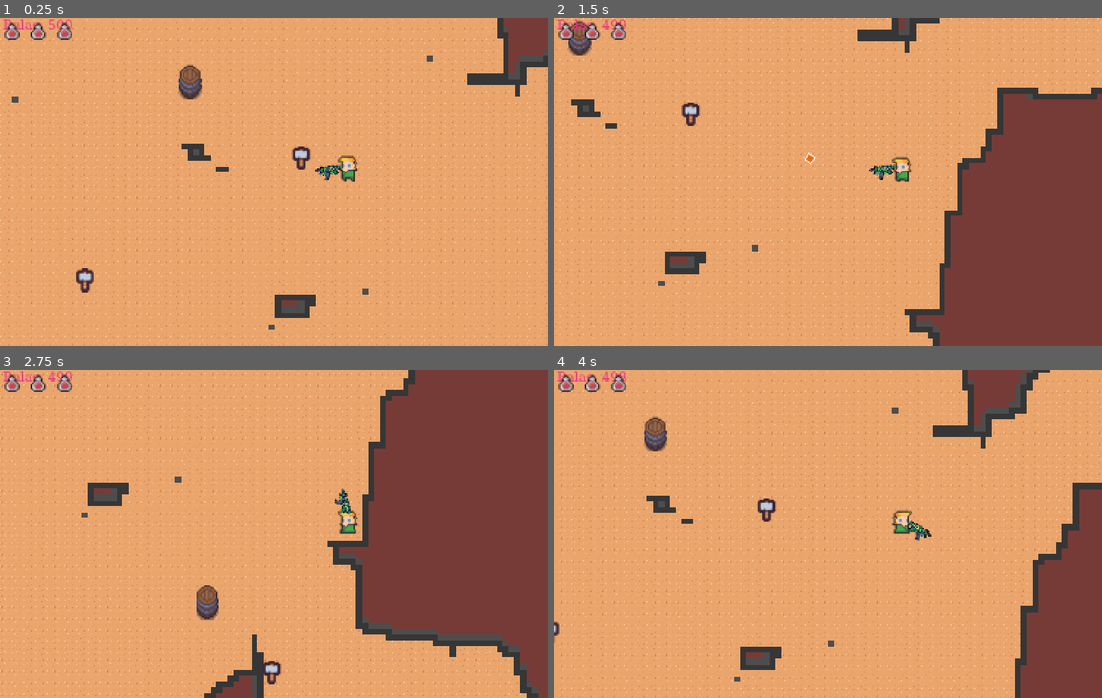
Above: before the commit, frames 1-4 (two rows, left to right).
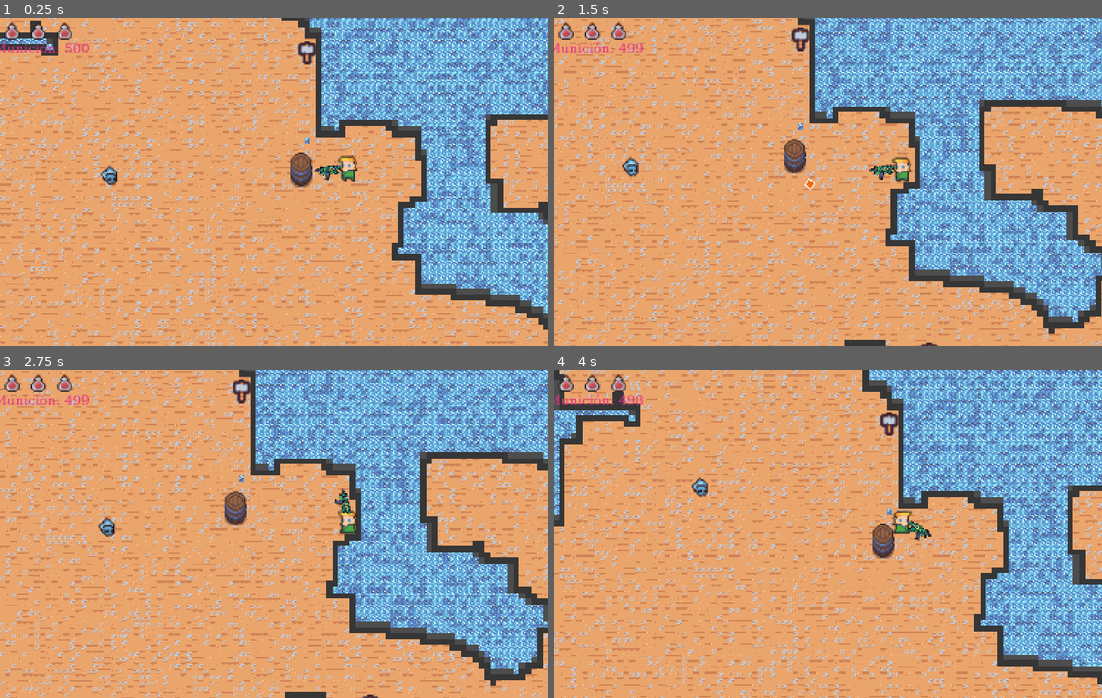
Above: after the commit, the same moments.

Repository: djim83/RogueLike
Game: Godot game, scene res://Escenas/tile_map.tscn
Two runs of this game, one before a commit and one after it. Both use one fixed random seed, a clock stepped at 60 frames per second and the inputs below. The engine's default icon, where the game draws it, is replaced by a stand-in: a white triangle on a blue panel in a dark square.
Inputs (mouse positions are in pixels of both pictures, inside the frame that each line leads up to):
- Up to frame 1 (0.25 s): no input
- Up to frame 2 (1.5 s): move the mouse to (948, 165) at 0.52 s; hold D (derecha) 0.53-1.28 s; right-click (948, 165) at 0.6 s; move the mouse to (718, 198) at 1.27 s; hold S (abajo) from 1.28 s (still down); click (718, 198) at 1.35 s
- Up to frame 3 (2.75 s): move the mouse to (328, 461) at 2.02 s; release S (abajo) at 2.03 s; hold D (derecha) from 2.03 s (still down); right-click (328, 461) at 2.1 s
- Up to frame 4 (4 s): move the mouse to (800, 599) at 2.77 s; release D (derecha) at 2.78 s; hold W (arriba) 2.78-3.53 s; click (800, 599) at 2.85 s; move the mouse to (992, 583) at 3.52 s; hold A (izquierda) from 3.53 s (still down); right-click (992, 583) at 3.6 s

The runs differ from the first frame. In frame 1, 41% of the frame differs, in the area x 0-100%, y 0-100%; in frame 2, 53%; in frame 3, 52%; in frame 4, 44%.

Commit message:
Biomas y sonidos

Diff:
--- a/RogueTFG/Escenas/Enemigo.tscn
+++ b/RogueTFG/Escenas/Enemigo.tscn
@@ -6,6 +6,7 @@
 [ext_resource type="PackedScene" uid="uid://b65xw5eb4d8on" path="res://Escenas/puerta.tscn" id="4_c0vl1"]
 [ext_resource type="Texture2D" uid="uid://bbxixix0v8nsn" path="res://Sprites/SpriteGeneral.png" id="5_c0vl1"]
 [ext_resource type="PackedScene" uid="uid://sul02oqyi7vx" path="res://Escenas/laser.tscn" id="5_qxddr"]
+[ext_resource type="AudioStream" uid="uid://5auknfcghfie" path="res://Sounds/Muerte1.wav" id="7_r7vpg"]
 
 [sub_resource type="AtlasTexture" id="AtlasTexture_c0vl1"]
 atlas = ExtResource("5_c0vl1")
@@ -96,9 +97,12 @@
 [node name="Sprite2D" type="AnimatedSprite2D" parent="."]
 scale = Vector2(4, 4)
 sprite_frames = SubResource("SpriteFrames_5tj7q")
-animation = &"Quieto"
+animation = &"Andar"
 
 [node name="CollisionShape2D" type="CollisionShape2D" parent="."]
 shape = SubResource("CapsuleShape2D_usilb")
 
 [node name="Node" type="Node" parent="."]
+
+[node name="SonidoMuerte" type="AudioStreamPlayer2D" parent="."]
+stream = ExtResource("7_r7vpg")
--- a/RogueTFG/Escenas/Enemigo2.tscn
+++ b/RogueTFG/Escenas/Enemigo2.tscn
@@ -10,5 +10,4 @@
 
 [node name="Sprite2D" parent="." index="0"]
 position = Vector2(20, 0)
-animation = &"Andar"
 frame_progress = 0.42943
--- a/RogueTFG/Escenas/Enemigo3.tscn
+++ b/RogueTFG/Escenas/Enemigo3.tscn
@@ -1,10 +1,11 @@
-[gd_scene load_steps=7 format=3 uid="uid://c2to2ssaohudr"]
+[gd_scene load_steps=8 format=3 uid="uid://c2to2ssaohudr"]
 
 [ext_resource type="PackedScene" uid="uid://dunntpqbcqum3" path="res://Escenas/Enemigo.tscn" id="1_hxo5r"]
 [ext_resource type="Texture2D" uid="uid://b7oye4lav6c5y" path="res://Sprites/Enemigos/skull/v2/skull_v2_1.png" id="2_g8fjc"]
 [ext_resource type="Texture2D" uid="uid://c003c860co7ra" path="res://Sprites/Enemigos/skull/v2/skull_v2_2.png" id="3_a6mrs"]
 [ext_resource type="Texture2D" uid="uid://bbhf7a4injc2p" path="res://Sprites/Enemigos/skull/v2/skull_v2_3.png" id="4_cbs3e"]
 [ext_resource type="Texture2D" uid="uid://dlwshh4af34gx" path="res://Sprites/Enemigos/skull/v2/skull_v2_4.png" id="5_2johd"]
+[ext_resource type="AudioStream" uid="uid://b815re8ddrraw" path="res://Sounds/Muerte2.wav" id="6_a6mrs"]
 
 [sub_resource type="SpriteFrames" id="SpriteFrames_ax4o8"]
 animations = [{
@@ -36,5 +37,7 @@
 
 [node name="Sprite2D" parent="." index="0"]
 sprite_frames = SubResource("SpriteFrames_ax4o8")
-animation = &"Andar"
 frame_progress = 0.605377
+
+[node name="SonidoMuerte" parent="." index="3"]
+stream = ExtResource("6_a6mrs")
--- a/RogueTFG/Escenas/barril.gd
+++ b/RogueTFG/Escenas/barril.gd
@@ -3,6 +3,7 @@
 var spawn_position: Vector2
 @export var life:int = 0
 @export var explosion_scene: PackedScene
+@onready var sonido_barril: AudioStreamPlayer2D = $AudioStreamPlayer2D
 
 var current_direction := Vector2.ZERO
 
@@ -20,8 +21,8 @@
 func recibir_daño(amount: int = 1) -> void:
 	life -= amount
 	if life <= 0:
+		sonido_barril.play()
 		if explosion_scene:
-			queue_free()
 			var explosion = explosion_scene.instantiate()
 			explosion.global_position = global_position
 			get_parent().add_child(explosion)
--- a/RogueTFG/Escenas/barril.tscn
+++ b/RogueTFG/Escenas/barril.tscn
@@ -1,8 +1,9 @@
-[gd_scene load_steps=5 format=3 uid="uid://bia704fmh4afq"]
+[gd_scene load_steps=6 format=3 uid="uid://bia704fmh4afq"]
 
 [ext_resource type="Script" uid="uid://cd0w55jdu2xa8" path="res://Escenas/barril.gd" id="1_810nb"]
 [ext_resource type="Texture2D" uid="uid://bgna4yb4gfltv" path="res://Sprites/Varios/Objects.png" id="2_810nb"]
 [ext_resource type="PackedScene" uid="uid://bniibeekey3fo" path="res://Escenas/explosion.tscn" id="2_k484g"]
+[ext_resource type="AudioStream" uid="uid://8uw8wmpp7fgh" path="res://Sounds/Barril.wav" id="4_wny3q"]
 
 [sub_resource type="RectangleShape2D" id="RectangleShape2D_wny3q"]
 size = Vector2(61, 92)
@@ -23,3 +24,6 @@
 [node name="CollisionShape2D" type="CollisionShape2D" parent="."]
 position = Vector2(-0.5, 0)
 shape = SubResource("RectangleShape2D_wny3q")
+
+[node name="AudioStreamPlayer2D" type="AudioStreamPlayer2D" parent="."]
+stream = ExtResource("4_wny3q")
--- a/RogueTFG/Escenas/nivel2.tscn
+++ b/RogueTFG/Escenas/nivel2.tscn
@@ -15,3 +15,4 @@
 enemy_scenes = Array[PackedScene]([ExtResource("2_tqhfi"), ExtResource("3_sd78f"), ExtResource("4_uu4ua")])
 total_enemy_groups = 2
 group_size_range = Vector2i(4, 5)
+current_biome = "fuego"
--- /dev/null
+++ b/RogueTFG/Escenas/nivel3.tscn
@@ -0,0 +1,8 @@
+[gd_scene load_steps=2 format=3 uid="uid://d3spcguw7gipn"]
+
+[ext_resource type="PackedScene" uid="uid://cvheuf6g8f1ee" path="res://Escenas/tile_map.tscn" id="1_y4k8w"]
+
+[node name="Node2D" instance=ExtResource("1_y4k8w")]
+
+[node name="TileMap" parent="." index="0"]
+current_biome = "bosque"
--- a/RogueTFG/Escenas/tile_map.tscn
+++ b/RogueTFG/Escenas/tile_map.tscn
@@ -1,7 +1,6 @@
-[gd_scene load_steps=47 format=3 uid="uid://cvheuf6g8f1ee"]
+[gd_scene load_steps=90 format=3 uid="uid://cvheuf6g8f1ee"]
 
 [ext_resource type="Script" uid="uid://cqbdnqdo6q0lv" path="res://Scripts/tile_map.gd" id="1_7yhko"]
-[ext_resource type="Texture2D" uid="uid://ccw2xdbgh2867" path="res://Tiles/tile_0000.png" id="1_35kre"]
 [ext_resource type="Texture2D" uid="uid://bxemjwph5vwli" path="res://Tiles/tile_0049.png" id="1_c0sgf"]
 [ext_resource type="Texture2D" uid="uid://oraygee7kyx3" path="res://Tiles/sombra.png" id="1_xekux"]
 [ext_resource type="Texture2D" uid="uid://5ew1tkik17d5" path="res://Tiles/wall_tile.png" id="2_03na7"]
@@ -10,21 +9,44 @@
 [ext_resource type="PackedScene" uid="uid://dunntpqbcqum3" path="res://Escenas/Enemigo.tscn" id="4_anah5"]
 [ext_resource type="Script" uid="uid://bsyp8xe08wda3" path="res://Scripts/player.gd" id="4_xftlc"]
 [ext_resource type="PackedScene" uid="uid://bbnp0oq8gjaqb" path="res://Escenas/Cofre_Arma.tscn" id="5_iv4k0"]
+[ext_resource type="Texture2D" uid="uid://4y33idyajoe6" path="res://Tiles/Map_tile_49.png" id="5_k2feq"]
+[ext_resource type="Texture2D" uid="uid://bdi4gedrwr5g1" path="res://Tiles/Map_tile_50.png" id="6_8yexe"]
 [ext_resource type="Texture2D" uid="uid://cup21y0tfx17g" path="res://Tiles/tile_0050.png" id="6_fnl5p"]
 [ext_resource type="PackedScene" uid="uid://dqyxwnpk8638p" path="res://Escenas/Bala.tscn" id="6_qtlnl"]
+[ext_resource type="Texture2D" uid="uid://b2g5kggd8brg" path="res://Tiles/Map_tile_51.png" id="7_ur6t4"]
 [ext_resource type="Texture2D" uid="uid://dx10iujc4170s" path="res://Tiles/tile_0019.png" id="7_xmllr"]
 [ext_resource type="Script" uid="uid://c2820ho8ga1fn" path="res://Scripts/canvas_layer.gd" id="8_2cfip"]
 [ext_resource type="Texture2D" uid="uid://cbax63rfr6tsj" path="res://Tiles/tile_0028.png" id="8_42gsk"]
-[ext_resource type="Texture2D" uid="uid://cq8xtlkpo12sq" path="res://Tiles/tile_0015.png" id="10_3hpak"]
+[ext_resource type="Texture2D" uid="uid://c65868ftvfw1q" path="res://Tiles/Map_tile_97.png" id="8_l0b0s"]
+[ext_resource type="Texture2D" uid="uid://62deoivucmpi" path="res://Tiles/Map_tile_98.png" id="9_f7et5"]
+[ext_resource type="Texture2D" uid="uid://8tw0pyje3mcg" path="res://Tiles/Map_tile_61.png" id="9_myxld"]
+[ext_resource type="Texture2D" uid="uid://d26fihe1otd71" path="res://Tiles/Map_tile_99.png" id="10_6eva3"]
+[ext_resource type="Texture2D" uid="uid://bniwadwt4mp44" path="res://Tiles/agua.png" id="11_xsyxt"]
+[ext_resource type="Texture2D" uid="uid://gvc5372smwtf" path="res://Tiles/Map_tile_100.png" id="12_5k8b3"]
 [ext_resource type="PackedScene" uid="uid://cjw5h3aasn85e" path="res://Escenas/Enemigo2.tscn" id="13_42gsk"]
+[ext_resource type="Texture2D" uid="uid://cubdupe1lbc5d" path="res://Tiles/Map_tile_43.png" id="13_72o1c"]
 [ext_resource type="PackedScene" uid="uid://bia704fmh4afq" path="res://Escenas/barril.tscn" id="13_fnl5p"]
 [ext_resource type="PackedScene" uid="uid://c2to2ssaohudr" path="res://Escenas/Enemigo3.tscn" id="14_5lda5"]
+[ext_resource type="Texture2D" uid="uid://daa3oc0dptiow" path="res://Tiles/Map_tile_44.png" id="14_mvs0f"]
 [ext_resource type="PackedScene" uid="uid://dyvhf84ryrim5" path="res://Escenas/Enemigo4.tscn" id="15_6g4xr"]
+[ext_resource type="Texture2D" uid="uid://bgtmj3vnvko2s" path="res://Tiles/Map_tile_55.png" id="15_j5qfr"]
+[ext_resource type="Texture2D" uid="uid://cra2ommc4m145" path="res://Tiles/Map_tile_56.png" id="16_8evve"]
 [ext_resource type="PackedScene" uid="uid://iqnp5nsmx65l" path="res://torch.tscn" id="17_5lda5"]
+[ext_resource type="Texture2D" uid="uid://c2eux88r4tyte" path="res://Tiles/Map_tile_57.png" id="17_dnaya"]
 [ext_resource type="Texture2D" uid="uid://bbxixix0v8nsn" path="res://Sprites/SpriteGeneral.png" id="17_fnl5p"]
+[ext_resource type="Texture2D" uid="uid://bbqpcbj68d2cj" path="res://Tiles/Tile_20.png" id="18_mvs0f"]
+[ext_resource type="Texture2D" uid="uid://dbln44sgn5rq1" path="res://Tiles/Tile_21.png" id="19_j5qfr"]
+[ext_resource type="Texture2D" uid="uid://dgvi4r1tjrlvd" path="res://Tiles/Tile_22.png" id="20_8evve"]
+[ext_resource type="Texture2D" uid="uid://2ae3d81p4xcx" path="res://Tiles/Tile_36.png" id="21_dnaya"]
 [ext_resource type="Texture2D" uid="uid://bx33mtmdbvkvj" path="res://Sprites/Armas/Punto.png" id="22_6g4xr"]
+[ext_resource type="Texture2D" uid="uid://di5ydf3bu0w48" path="res://Tiles/Tile_39.png" id="23_8v6mx"]
 [ext_resource type="AudioStream" uid="uid://boo7mvuwjqx3m" path="res://Sounds/Escopeta.mp3" id="23_c287f"]
 [ext_resource type="AudioStream" uid="uid://bw0qqomlxqh8w" path="res://Sounds/Pistola2.wav" id="24_c287f"]
+[ext_resource type="Texture2D" uid="uid://bnf2gp557m2kw" path="res://Tiles/Map_tile_28.png" id="24_rt48k"]
+[ext_resource type="Texture2D" uid="uid://du6ppoftp7en8" path="res://Tiles/Map_tile_41.png" id="25_5bk3m"]
+[ext_resource type="Texture2D" uid="uid://cytfnsnqy2hb3" path="res://Tiles/Map_tile_47.png" id="26_00qfw"]
+[ext_resource type="Texture2D" uid="uid://ch07l3th3koh0" path="res://Tiles/Map_tile_60.png" id="27_pe2cy"]
+[ext_resource type="Texture2D" uid="uid://fg8b4r2cq12q" path="res://Tiles/Map_tile_64.png" id="28_2rrmj"]
 
 [sub_resource type="TileSetAtlasSource" id="TileSetAtlasSource_5lda5"]
 texture = ExtResource("1_c0sgf")
@@ -34,23 +56,165 @@
 texture = ExtResource("6_fnl5p")
 0:0/0 = 0
 
-[sub_resource type="TileSetAtlasSource" id="TileSetAtlasSource_iv4k0"]
-texture = ExtResource("1_35kre")
-0:0/0 = 0
+[sub_resource type="TileSetAtlasSource" id="TileSetAtlasSource_ahirs"]
+texture = ExtResource("5_k2feq")
+0:0/0 = 0
+1:0/0 = 0
+0:1/0 = 0
+1:1/0 = 0
+
+[sub_resource type="TileSetAtlasSource" id="TileSetAtlasSource_4iwct"]
+texture = ExtResource("6_8yexe")
+0:0/0 = 0
+1:0/0 = 0
+0:1/0 = 0
+1:1/0 = 0
+
+[sub_resource type="TileSetAtlasSource" id="TileSetAtlasSource_l0b0s"]
+texture = ExtResource("7_ur6t4")
+0:0/0 = 0
+1:0/0 = 0
+0:1/0 = 0
+1:1/0 = 0
 
 [sub_resource type="TileSetAtlasSource" id="TileSetAtlasSource_xekux"]
 texture = ExtResource("1_xekux")
 0:0/0 = 0
 0:0/0/physics_layer_0/polygon_0/points = PackedVector2Array(-8, 8, -8, -8, 8, -8, 8, 8)
 
+[sub_resource type="TileSetAtlasSource" id="TileSetAtlasSource_f7et5"]
+texture = ExtResource("9_myxld")
+0:0/0 = 0
+1:0/0 = 0
+0:1/0 = 0
+1:1/0 = 0
+
+[sub_resource type="TileSetAtlasSource" id="TileSetAtlasSource_8v6mx"]
+texture = ExtResource("8_l0b0s")
+0:0/0 = 0
+1:0/0 = 0
+0:1/0 = 0
+1:1/0 = 0
+
+[sub_resource type="TileSetAtlasSource" id="TileSetAtlasSource_rt48k"]
+texture = ExtResource("9_f7et5")
+0:0/0 = 0
+1:0/0 = 0
+0:1/0 = 0
+1:1/0 = 0
+
+[sub_resource type="TileSetAtlasSource" id="TileSetAtlasSource_5bk3m"]
+texture = ExtResource("10_6eva3")
+0:0/0 = 0
+1:0/0 = 0
+0:1/0 = 0
+1:1/0 = 0
+
 [sub_resource type="TileSetAtlasSource" id="TileSetAtlasSource_6g4xr"]
 texture = ExtResource("3_xekux")
 0:0/0 = 0
 
+[sub_resource type="TileSetAtlasSource" id="TileSetAtlasSource_00qfw"]
+texture = ExtResource("12_5k8b3")
+0:0/0 = 0
+1:0/0 = 0
+0:1/0 = 0
+1:1/0 = 0
+
+[sub_resource type="TileSetAtlasSource" id="TileSetAtlasSource_pe2cy"]
+texture = ExtResource("13_72o1c")
+0:0/0 = 0
+1:0/0 = 0
+0:1/0 = 0
+1:1/0 = 0
+
+[sub_resource type="TileSetAtlasSource" id="TileSetAtlasSource_2rrmj"]
+texture = ExtResource("14_mvs0f")
+0:0/0 = 0
+1:0/0 = 0
+0:1/0 = 0
+1:1/0 = 0
+
+[sub_resource type="TileSetAtlasSource" id="TileSetAtlasSource_5set4"]
+texture = ExtResource("15_j5qfr")
+0:0/0 = 0
+1:0/0 = 0
+0:1/0 = 0
+1:1/0 = 0
+
+[sub_resource type="TileSetAtlasSource" id="TileSetAtlasSource_qtcoa"]
+texture = ExtResource("16_8evve")
+0:0/0 = 0
+1:0/0 = 0
+0:1/0 = 0
+1:1/0 = 0
+
+[sub_resource type="TileSetAtlasSource" id="TileSetAtlasSource_yyh77"]
+texture = ExtResource("17_dnaya")
+0:0/0 = 0
+1:0/0 = 0
+0:1/0 = 0
+1:1/0 = 0
+
+[sub_resource type="TileSetAtlasSource" id="TileSetAtlasSource_0i2ev"]
+texture = ExtResource("18_mvs0f")
+0:0/0 = 0
+
+[sub_resource type="TileSetAtlasSource" id="TileSetAtlasSource_do24f"]
+texture = ExtResource("19_j5qfr")
+0:0/0 = 0
+
+[sub_resource type="TileSetAtlasSource" id="TileSetAtlasSource_lgdig"]
+texture = ExtResource("20_8evve")
+0:0/0 = 0
+
+[sub_resource type="TileSetAtlasSource" id="TileSetAtlasSource_03n5p"]
+texture = ExtResource("21_dnaya")
+0:0/0 = 0
+
 [sub_resource type="TileSetAtlasSource" id="TileSetAtlasSource_5xnwt"]
 texture = ExtResource("4_3hpak")
 0:0/0 = 0
 
+[sub_resource type="TileSetAtlasSource" id="TileSetAtlasSource_vwhtd"]
+texture = ExtResource("23_8v6mx")
+0:0/0 = 0
+
+[sub_resource type="TileSetAtlasSource" id="TileSetAtlasSource_v4wkp"]
+texture = ExtResource("24_rt48k")
+0:0/0 = 0
+1:0/0 = 0
+0:1/0 = 0
+1:1/0 = 0
+
+[sub_resource type="TileSetAtlasSource" id="TileSetAtlasSource_3siw0"]
+texture = ExtResource("25_5bk3m")
+0:0/0 = 0
+1:0/0 = 0
+0:1/0 = 0
+1:1/0 = 0
+
+[sub_resource type="TileSetAtlasSource" id="TileSetAtlasSource_cv0gp"]
+texture = ExtResource("26_00qfw")
+0:0/0 = 0
+1:0/0 = 0
+0:1/0 = 0
+1:1/0 = 0
+
+[sub_resource type="TileSetAtlasSource" id="TileSetAtlasSource_shhuy"]
+texture = ExtResource("27_pe2cy")
+0:0/0 = 0
+1:0/0 = 0
+0:1/0 = 0
+1:1/0 = 0
+
+[sub_resource type="TileSetAtlasSource" id="TileSetAtlasSource_8bhx1"]
+texture = ExtResource("28_2rrmj")
+0:0/0 = 0
+1:0/0 = 0
+0:1/0 = 0
+1:1/0 = 0
+
 [sub_resource type="TileSetAtlasSource" id="TileSetAtlasSource_cimff"]
 texture = ExtResource("2_03na7")
 0:0/0 = 0
@@ -64,29 +228,48 @@
 texture = ExtResource("7_xmllr")
 0:0/0 = 0
 
-[sub_resource type="TileSetAtlasSource" id="TileSetAtlasSource_fnl5p"]
-texture = ExtResource("10_3hpak")
-0:0/0 = 0
-
-[sub_resource type="TileSetAtlasSource" id="TileSetAtlasSource_3hpak"]
-texture = ExtResource("1_35kre")
-0:0/0 = 0
-0:0/0/physics_layer_0/polygon_0/points = PackedVector2Array(-8, 4, -8, 8, 8, 8, 8, -8, -8, -8, -8, 8)
+[sub_resource type="TileSetAtlasSource" id="TileSetAtlasSource_xt0j2"]
+texture = ExtResource("11_xsyxt")
+0:0/0 = 0
+1:0/0 = 0
+0:1/0 = 0
+1:1/0 = 0
 
 [sub_resource type="TileSet" id="TileSet_qtlnl"]
 physics_layer_0/collision_layer = 1
 physics_layer_0/collision_mask = 0
 sources/2 = SubResource("TileSetAtlasSource_6g4xr")
 sources/3 = SubResource("TileSetAtlasSource_5xnwt")
-sources/11 = SubResource("TileSetAtlasSource_iv4k0")
 sources/0 = SubResource("TileSetAtlasSource_5lda5")
 sources/6 = SubResource("TileSetAtlasSource_xsyxt")
 sources/4 = SubResource("TileSetAtlasSource_cimff")
 sources/1 = SubResource("TileSetAtlasSource_c287f")
 sources/5 = SubResource("TileSetAtlasSource_j56ew")
 sources/15 = SubResource("TileSetAtlasSource_xekux")
-sources/9 = SubResource("TileSetAtlasSource_3hpak")
-sources/7 = SubResource("TileSetAtlasSource_fnl5p")
+sources/8 = SubResource("TileSetAtlasSource_xt0j2")
+sources/12 = SubResource("TileSetAtlasSource_ahirs")
+sources/13 = SubResource("TileSetAtlasSource_4iwct")
+sources/14 = SubResource("TileSetAtlasSource_l0b0s")
+sources/16 = SubResource("TileSetAtlasSource_f7et5")
+sources/17 = SubResource("TileSetAtlasSource_8v6mx")
+sources/18 = SubResource("TileSetAtlasSource_rt48k")
+sources/19 = SubResource("TileSetAtlasSource_5bk3m")
+sources/20 = SubResource("TileSetAtlasSource_00qfw")
+sources/21 = SubResource("TileSetAtlasSource_pe2cy")
+sources/22 = SubResource("TileSetAtlasSource_2rrmj")
+sources/23 = SubResource("TileSetAtlasSource_5set4")
+sources/24 = SubResource("TileSetAtlasSource_qtcoa")
+sources/25 = SubResource("TileSetAtlasSource_yyh77")
+sources/26 = SubResource("TileSetAtlasSource_0i2ev")
+sources/27 = SubResource("TileSetAtlasSource_do24f")
+sources/28 = SubResource("TileSetAtlasSource_lgdig")
+sources/29 = SubResource("TileSetAtlasSource_03n5p")
+sources/30 = SubResource("TileSetAtlasSource_vwhtd")
+sources/31 = SubResource("TileSetAtlasSource_v4wkp")
+sources/32 = SubResource("TileSetAtlasSource_3siw0")
+sources/33 = SubResource("TileSetAtlasSource_cv0gp")
+sources/34 = SubResource("TileSetAtlasSource_shhuy")
+sources/35 = SubResource("TileSetAtlasSource_8bhx1")
 
 [sub_resource type="AtlasTexture" id="AtlasTexture_6g4xr"]
 atlas = ExtResource("17_fnl5p")
@@ -144,8 +327,8 @@
 }]
 
 [sub_resource type="CapsuleShape2D" id="CapsuleShape2D_03na7"]
-radius = 56.0
-height = 124.0
+radius = 30.0
+height = 100.0
 
 [sub_resource type="FontFile" id="FontFile_2cfip"]
 subpixel_positioning = 0
@@ -333,16 +516,18 @@
 tile_set = SubResource("TileSet_qtlnl")
 format = 2
 script = ExtResource("1_7yhko")
-id_fondo = 11
+floor_tiles = [2]
+wall_tiles = [11]
 enemy_scene = ExtResource("4_anah5")
 enemy_scenes = Array[PackedScene]([ExtResource("13_42gsk"), ExtResource("14_5lda5"), ExtResource("15_6g4xr")])
 barril_scene = ExtResource("13_fnl5p")
 arma_scene = ExtResource("5_iv4k0")
 barriles = 3
-enemigos_min = 1
-enemigos_max = 2
+enemigos_min = 2
+enemigos_max = 3
 player = NodePath("../jugador")
 torch_scene = ExtResource("17_5lda5")
+current_biome = "agua"
 
 [node name="jugador" type="CharacterBody2D" parent="." groups=["Jugador"]]
 position = Vector2(561, 304)
@@ -396,9 +581,9 @@
 anchor_right = 1.0
 anchor_bottom = 1.0
 offset_left = 7.0
-offset_top = 6.0
+offset_top = 70.0
 offset_right = -32.0
-offset_bottom = -34.0
+offset_bottom = 30.0
 grow_horizontal = 2
 grow_vertical = 2
 theme_override_colors/font_color = Color(0.898261, 0.193037, 0.53193, 1)
--- a/RogueTFG/Scripts/canvas_layer.gd
+++ b/RogueTFG/Scripts/canvas_layer.gd
@@ -7,4 +7,4 @@
 
 func _process(delta):
 	if player:
-		ammo_label.text = "Balas: %d" % player.current_ammo
+		ammo_label.text = "Munición: %d" % player.current_ammo
--- a/RogueTFG/Scripts/enemigo.gd
+++ b/RogueTFG/Scripts/enemigo.gd
@@ -22,6 +22,8 @@
 @onready var anim = $Sprite2D
 
 @export var laser_scene: PackedScene
+
+@onready var sonido_muerte: AudioStreamPlayer2D = $SonidoMuerte
 
 
 var drop_chance = 0.3  # 30% de probabilidad
@@ -65,8 +67,7 @@
 			velocity = current_direction * speed
 
 	move_and_slide()
-	if life <= 0:
-		queue_free()
+
 
 func get_random_direction() -> Vector2:
 	var angle = randf_range(0, TAU)
@@ -81,6 +82,7 @@
 func recibir_daño(amount: int = 1) -> void:
 	life -= amount
 	if life <= 0:
+		_play_death_sound()
 		# --- Intento de soltar munición ---
 		if municion_scene and randf() < drop_chance:
 			var pickup = municion_scene.instantiate()
@@ -97,7 +99,6 @@
 					var puerta = puerta_scene.instantiate()
 					puerta.global_position = global_position
 					parent.add_child(puerta)
-
 		queue_free()
 
 
@@ -169,3 +170,20 @@
 	laser.configure(start, end)
 
 	get_parent().add_child(laser)
+
+func _play_death_sound():
+	if not sonido_muerte or not sonido_muerte.stream:
+		return
+
+	var s = AudioStreamPlayer2D.new()
+	s.stream = sonido_muerte.stream
+	s.global_position = global_position
+	s.volume_db = sonido_muerte.volume_db
+	s.pitch_scale = sonido_muerte.pitch_scale
+
+	get_tree().current_scene.add_child(s)
+	s.play()
+
+	s.finished.connect(func():
+		s.queue_free()
+	)
--- a/RogueTFG/Scripts/tile_map.gd
+++ b/RogueTFG/Scripts/tile_map.gd
@@ -3,10 +3,10 @@
 @export var map_width := 288
 @export var map_height := 162
 
-@export var floor_tiles := [0]  # IDs de los suelos
-@export var wall_tiles := [9]      # Tile genérico de pared
+@export var floor_tiles := []  # IDs de los suelos
+@export var wall_tiles := []      # Tile genérico de pared
 @export var tile_source_id := 0
-@export var id_fondo: int
+@export var id_fondo: Array[int] = [11,8]
 @export var shadow_tile_id := 15  # Tile negro semitransparente para sombra
 
 @export var target_coverage := 0.6
@@ -35,11 +35,35 @@
 
 @onready var game_over_panel: Panel = $GameOverLayer/Panel
 
+@export var biomas := {
+	"bosque": {
+		"floor": [31, 32, 33, 34, 35],
+		"wall":  [21, 22, 23, 24, 25]
+	},
+	"fuego": {
+		"floor": [26, 27, 28, 29, 30],
+		"wall":  [17, 18, 19, 20]
+	},
+	"agua": {
+		"floor": [0, 1, 2, 3],
+		"wall":  [8, 12, 13, 14, 16]
+	}
+}
+
+@export var current_biome: String = "bosque"
+
+
 
 var player_spawn_tile := Vector2i(0, 0)  # Aquí se guardará el tile válido
 
 func _ready():
 	rng.randomize()
+
+	# Aplicar automáticamente el bioma elegido
+	if biomas.has(current_biome):
+		floor_tiles = biomas[current_biome]["floor"]
+		wall_tiles = biomas[current_biome]["wall"]
+
 	generate_random_walk_with_coverage()
 	update_wall_tiles()
 
@@ -205,25 +229,16 @@
 	var left = is_wall(pos + Vector2i(-1, 0))
 	var right = is_wall(pos + Vector2i(1, 0))
 
-	# Ejemplos: asigna según vecinos
 	if not top and not left and bottom and right:
-		return id_fondo  # Esquina superior izquierda
+		return wall_tiles.pick_random()  # Esquina superior izquierda
 	elif not top and not right and bottom and left:
-		return 11  # Esquina superior derecha
+		return 111  # Esquina superior derecha
 	elif not bottom and not left and top and right:
-		return 12  # Esquina inferior izquierda
+		return 111  # Esquina inferior izquierda
 	elif not bottom and not right and top and left:
-		return 13  # Esquina inferior derecha
-	elif not top:
-		return 14  # Borde superior
-	elif not bottom:
-		return 15  # Borde inferior
-	elif not left:
-		return 16  # Borde izquierdo
-	elif not right:
-		return 17  # Borde derecho
+		return 111  # Esquina inferior derecha
 	else:
-		return wall_tiles[0]  # Centro / genérico
+		return wall_tiles.pick_random()  # Centro / genérico
 
 
 func poner_antorchas(count: int) -> void:
--- a/RogueTFG/mejoras.gd
+++ b/RogueTFG/mejoras.gd
@@ -6,6 +6,8 @@
 @onready var btn_municion: Button = $VBoxContainer/Button_Municion
 @onready var btn_velocidad: Button = $VBoxContainer/Button_Velocidad
 @onready var btn_cadencia: Button = $VBoxContainer/Button_Cadencia
+
+static var previous_scene_path := ""
 
 func _ready() -> void:
 	btn_vida.pressed.connect(_on_btn_vida)
@@ -42,10 +44,18 @@
 	print("Mejora: Cadencia. Velocidad de disparo pasa de %f a %f" % [antes, despues])
 	_go_next()
 
-func _go_next() -> void:
-	# Cargamos siguiente escena (Nivel2)
-	if next_scene_path != "":
-		print("Cargando siguiente escena:", next_scene_path)
-		get_tree().change_scene_to_file(next_scene_path)
+func _go_next():
+	var next := ""
+
+	if previous_scene_path.ends_with("tile_map.tscn"):
+		next = "res://Escenas/Nivel2.tscn"
+	elif previous_scene_path.ends_with("Nivel2.tscn"):
+		next = "res://Escenas/Nivel3.tscn"
+	elif previous_scene_path.ends_with("Nivel3.tscn"):
+		next = "res://Escenas/Nivel4.tscn"
 	else:
-		queue_free()
+		# Si venimos de un nivel desconocido volvemos al menú
+		next = "res://Escenas/MenuPrincipal.tscn"
+
+	print("Cargando siguiente nivel:", next)
+	get_tree().change_scene_to_file(next)
--- a/RogueTFG/puerta.gd
+++ b/RogueTFG/puerta.gd
@@ -6,4 +6,12 @@
 func _on_body_entered(body):
 	if body.is_in_group("Jugador"):
 		print("Vamos a la fase siguiente")
-		get_tree().change_scene_to_file("res://Escenas/Mejoras.tscn")
+
+		# 1. Guardar la escena actual como "anterior"
+		var mejoras_scene = load("res://Escenas/Mejoras.tscn").instantiate()
+		mejoras_scene.previous_scene_path = get_tree().current_scene.scene_file_path
+
+		# 2. Cambiar de escena manualmente
+		get_tree().root.add_child(mejoras_scene)
+		get_tree().current_scene.queue_free()
+		get_tree().current_scene = mejoras_scene
Not shown: 1 places in RogueTFG/Escenas/Enemigo.tscn that only renumber resources
Not shown, added: RogueTFG/Sounds/Barril.wav.import
Not shown, added: RogueTFG/Sounds/Muerte1.wav.import
Not shown, added: RogueTFG/Sounds/Muerte2.wav.import
Binary file added: RogueTFG/Tiles/Map_tile_100.png
Not shown, added: RogueTFG/Tiles/Map_tile_100.png.import
Binary file added: RogueTFG/Tiles/Map_tile_28.png
Not shown, added: RogueTFG/Tiles/Map_tile_28.png.import
Binary file added: RogueTFG/Tiles/Map_tile_41.png
Not shown, added: RogueTFG/Tiles/Map_tile_41.png.import
Binary file added: RogueTFG/Tiles/Map_tile_43.png
Not shown, added: RogueTFG/Tiles/Map_tile_43.png.import
(and 55 more such lines)
